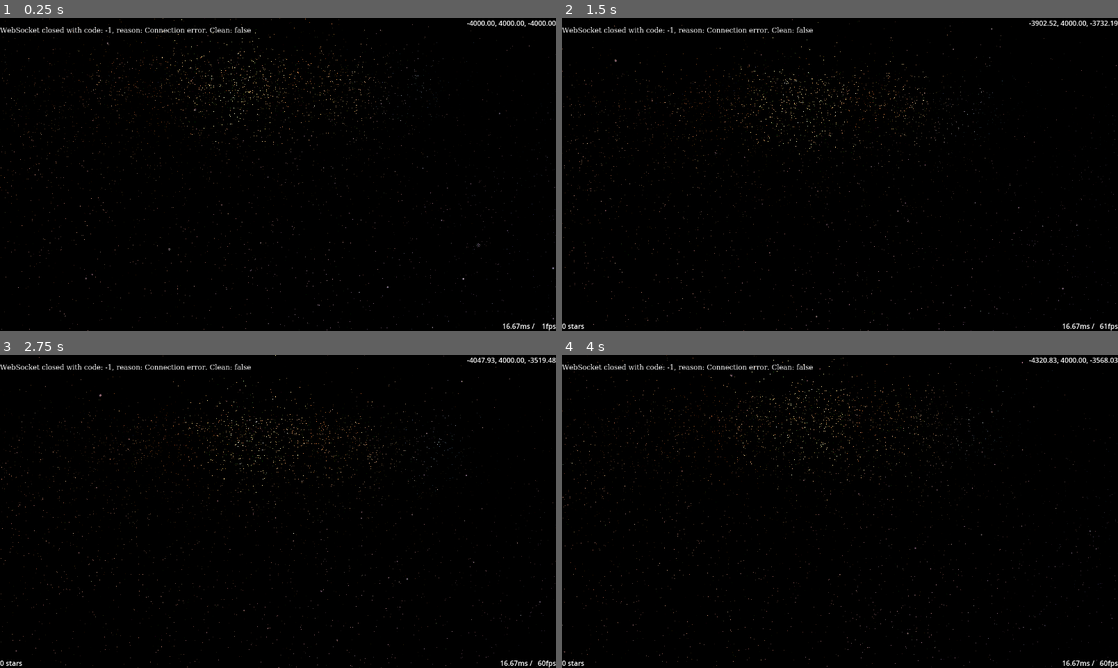
Above: before the commit, frames 1-4 (two rows, left to right).
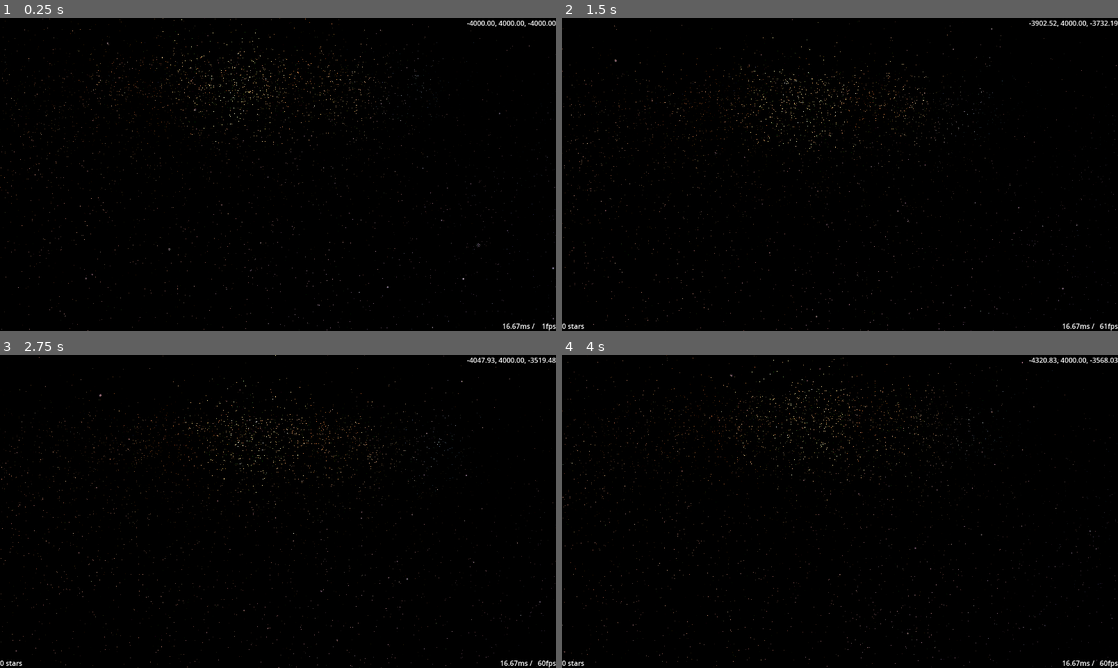
Above: after the commit, the same moments.

Repository: HansAcker/eddn-godot
Game: Godot game, scene res://Main.tscn
Two runs of this game, one before a commit and one after it. Both use one fixed random seed, a clock stepped at 60 frames per second and the inputs below.
Inputs:
- Up to frame 1 (0.25 s): no input
- Up to frame 2 (1.5 s): tap Enter (toggle_fullscreen) at 0.5 s; hold Delete (clear) 0.53-1.28 s; hold W (move_forward) from 0.53 s (still down); tap C (look_down) at 1.35 s
- Up to frame 3 (2.75 s): release W (move_forward) at 2.03 s; hold A (move_left) from 2.03 s (still down); tap Q (look_left) at 2.1 s
- Up to frame 4 (4 s): tap E (look_right) at 2.85 s; release A (move_left) at 3.53 s; hold S (move_back) from 3.53 s (still down); tap Z (look_up) at 3.6 s

The runs differ from the first frame. In frame 1, 0.4% of the frame differs, in the area x 0-46%, y 2-6%; in frame 2, 0.4%; in frame 3, 0.4%; in frame 4, 0.4%.

Commit message:
keep references to $Nodes

Diff:
--- a/UI/UI_EDDNEvent.gd
+++ b/UI/UI_EDDNEvent.gd
@@ -1,12 +1,24 @@
 extends Control
 
 
+@onready var type_label := $Type as Label
+@onready var system_label := $SystemName as Label
+@onready var position_label := $Position as Label
+@onready var ts_label := $Timestamp as Label
+
+var jumps : int = 0
+
+
 func _on_eddn_receiver_received(event_type: StringName, message: Dictionary, star_system: StarSystemRecord, age: int) -> void:
-	($Type as Label).text = event_type
-	($SystemName as Label).text = star_system.name
-	($Position as Label).text = "x: %10.3fly y: %10.3fly z: %10.3fly" % [-star_system.position.x, star_system.position.y, star_system.position.z] if star_system.position != StarSystemRecord.POS_INVALID else ""
-	($Timestamp as Label).text = "%s (%ss ago)" % [message.timestamp, age]
+	if event_type == &"FSDJump" && age < 60:
+		jumps += 1
+
+	type_label.text = event_type
+	system_label.text = star_system.name
+	position_label.text = "x: %10.3fly y: %10.3fly z: %10.3fly" % [-star_system.position.x, star_system.position.y, star_system.position.z] if star_system.position != StarSystemRecord.POS_INVALID else ""
+	ts_label.text = "%s (%ss ago), %.1f jpm" % [message.timestamp, age, (jumps as float) / (Time.get_ticks_msec() as float) * 1000.0 * 60.0]
+
 
 func _on_json_web_socket_receiver_disconnected(code: int, reason: String) -> void:
-	($Type as Label).text = "WebSocket closed with code: %d, reason: %s. Clean: %s" % [code, reason, code != -1]
-	($SystemName as Label).text = ""
+	type_label.text = "WebSocket closed with code: %d, reason: %s. Clean: %s" % [code, reason, code != -1]
+	system_label.text = ""
